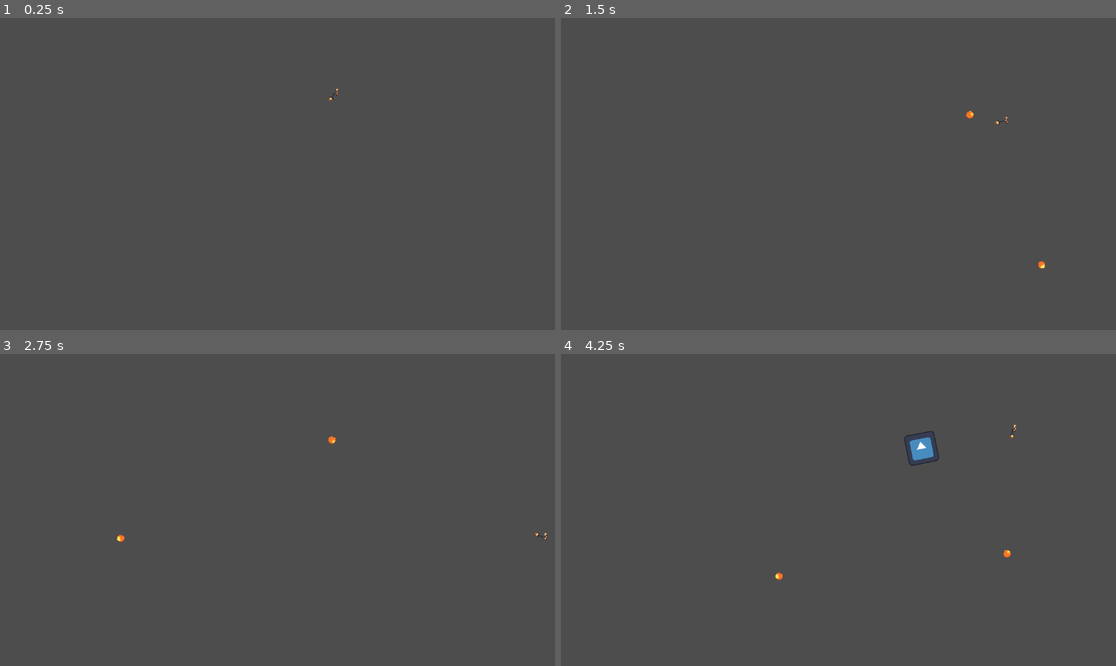
Above: before the commit, frames 1-4 (two rows, left to right).
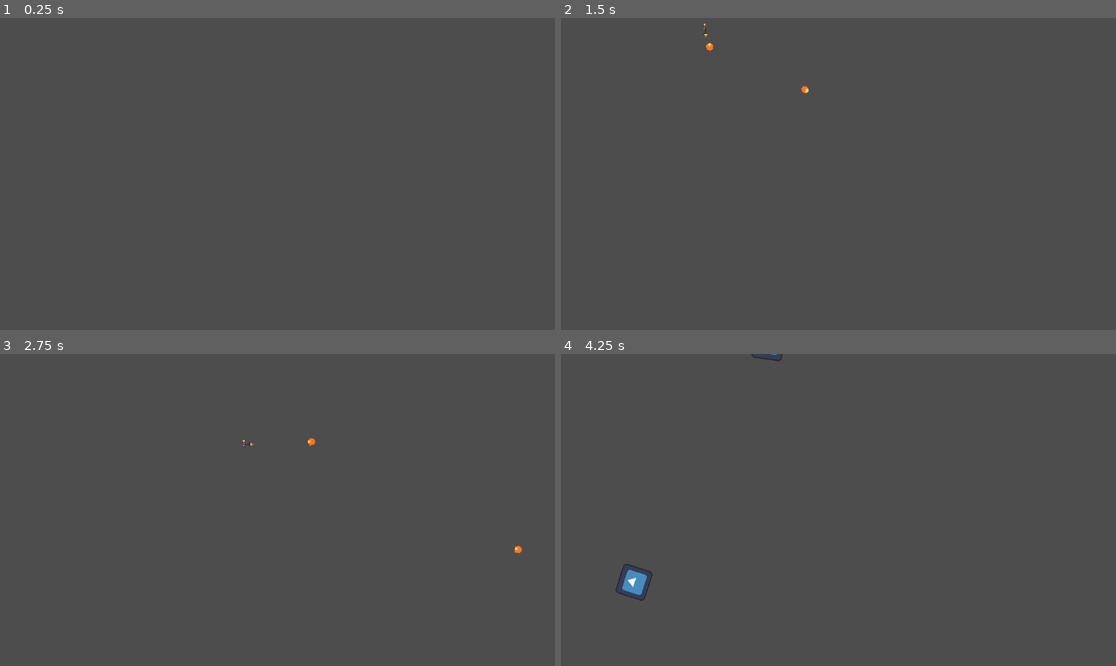
Above: after the commit, the same moments.

Repository: MadeInShineA/goose-defender
Game: Godot game, scene res://scenes/game.tscn
The game is run twice, just before and just after one commit, with the same random seed, the same clock (stepped at 60 frames per second) and the same inputs. This scene is started directly instead of the project's main scene. The engine's default icon, where the game draws it, is replaced by a stand-in: a white triangle on a blue panel in a dark square.
Inputs (mouse positions are in pixels of both pictures, inside the frame that each line leads up to):
- Up to frame 1 (0.25 s): no input
- Up to frame 2 (1.5 s): tap Enter at 0.5 s; move the mouse to (960, 158) at 0.52 s; hold D (moving_right) 0.53-1.28 s; click (960, 158) at 0.6 s; move the mouse to (727, 189) at 1.27 s; hold S (moving_down) from 1.28 s (still down); click (727, 189) at 1.35 s
- Up to frame 3 (2.75 s): move the mouse to (333, 441) at 2.02 s; release S (moving_down) at 2.03 s; hold D (moving_right) from 2.03 s (still down); click (333, 441) at 2.1 s
- Up to frame 4 (4.25 s): move the mouse to (810, 572) at 2.77 s; release D (moving_right) at 2.78 s; hold W (moving_up) 2.78-3.53 s; click (810, 572) at 2.85 s; move the mouse to (1005, 556) at 3.52 s; hold A (moving_left) from 3.53 s (still down); click (1005, 556) at 3.6 s

The runs differ from the first frame. In frame 1, less than 0.1% of the frame differs, in the area x 59-62%, y 22-27%; in frame 2, 0.1%; in frame 3, 0.1%; in frame 4, 0.8%, in the area x 9-83%, y 0-80%.

Commit message:
Fixed the non centered enemy bug

Diff:
--- a/scenes/game.tscn
+++ b/scenes/game.tscn
@@ -12,9 +12,9 @@
 [node name="Node2D" type="Node2D"]
 
 [node name="Player" parent="." instance=ExtResource("1_lnu2h")]
-position = Vector2(698, 156)
+position = Vector2(71, -37)
 rotation = -0.00345038
 whiten_material = SubResource("ShaderMaterial_0sr1o")
 
 [node name="WaveHandler" parent="." instance=ExtResource("4_lbhrr")]
-position = Vector2(903, 263)
+position = Vector2(0, 0)
--- a/scripts/enemy.gd
+++ b/scripts/enemy.gd
@@ -1,4 +1,5 @@
 extends CharacterBody2D
+class_name Enemy
 
 @onready var hurtbox = $hurtbox
 @onready var blinker = $blinker
@@ -14,8 +15,14 @@
 var speed = 150
 var target: CharacterBody2D
 
+
+func  _ready() -> void:
+	var player: Player = get_tree().get_first_node_in_group("PlayerGroup")
+
+	target = player
+
 func _physics_process(delta: float) -> void:
-	if target: # Vérifie que la cible a été assignée
+	if target:
 		if position.distance_to(target.position) > ATTACK_RANGE:
 			var direction = (target.position - position).normalized()
 			velocity = direction * speed
@@ -26,8 +33,7 @@
 
 func _on_hurtbox_area_entered(area: Area2D) -> void:
 
-	# TODO why calling the hurtbix function doesn't work ??
-	if area.get_parent() is Player:
+	if area.get_parent() is Player or area.get_parent() is Enemy:
 		pass
 	else:
 		life -= 1
--- a/scripts/wave_handler.gd
+++ b/scripts/wave_handler.gd
@@ -19,7 +19,6 @@
 
 
 func spawn_ennemies():
-	print("Spawning ennemies")
 	for i in range(get_number_of_enemy_for_current_level()):
 		var monster = monster.instantiate()
 
@@ -45,5 +44,4 @@
 
 
 func _on_enemy_died() -> void:
-	print("Ennemi died")
 	handle_enemy_death()
